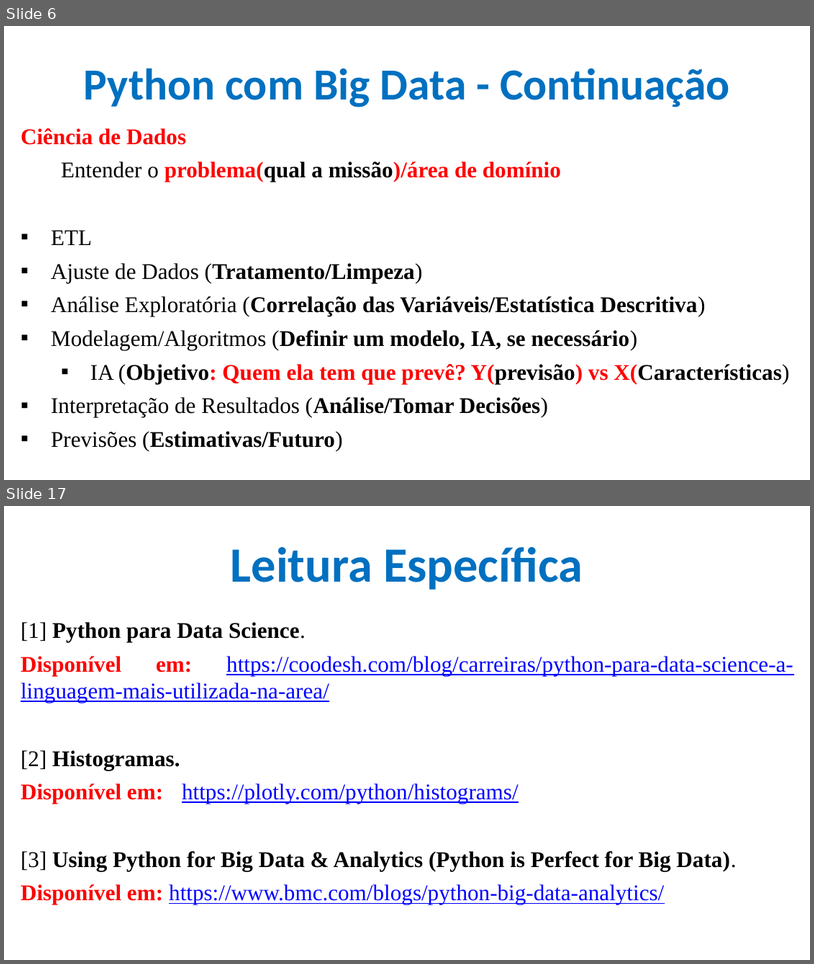
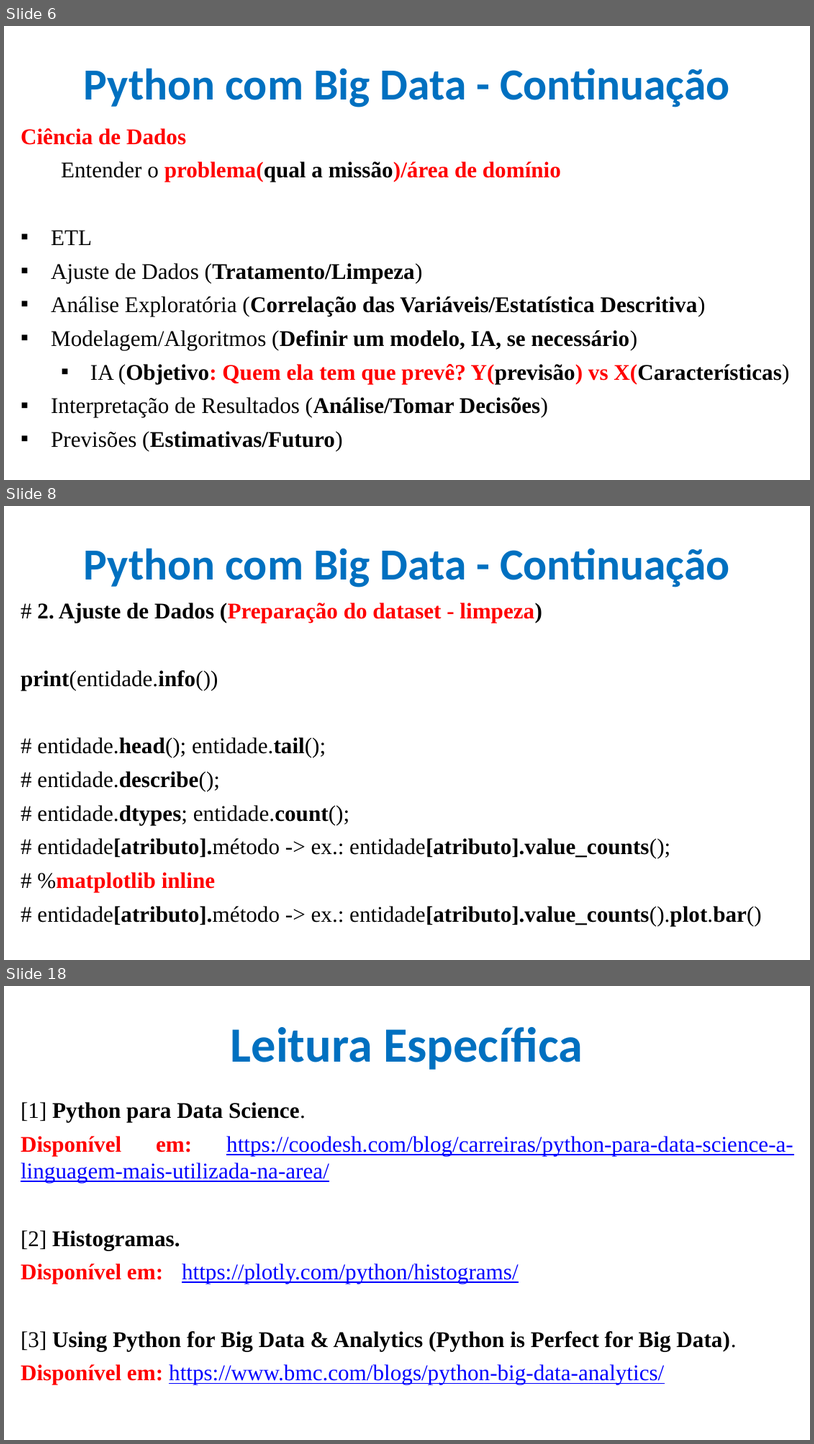
Before and after one commit to CloudEducationBrazil/WydenArea1AplicacaoCloudIndustria40Python, a slide deck: 01 Classes/Aula 11 - Aplicação Cloud Indústria 40 Python Integração Cloud Big Data Parte 2.pptx. Shown one above the other, each under a label of ours: slides 6 and 17 before the commit, slides 6, 8 and 18 after it; the slides between them are not shown. The pictures are 814x964 and 814x1444 pixels, drawn with LibreOffice and Linux fonts; fonts in the diff are those of the drawing; background and template pictures are left out. Boxes give left, top, right and bottom in pixels: in the first picture for what was removed or moved away, otherwise in the second. Text is boxed around its words. In the diff, an @@ line names an element or a change of style, - is before the commit and + after.

Commit message:
Aula 11 Cloud IoT Python ajuste 30maio2023

```diff
--- a/01 Classes/Aula 11 - Aplicação Cloud Indústria 40 Python Integração Cloud Big Data Parte 2.pptx
+++ b/01 Classes/Aula 11 - Aplicação Cloud Indústria 40 Python Integração Cloud Big Data Parte 2.pptx
@@ slide 8 added at [4,506,810,960], background picture (left out) @@
@@ title added at [84,548,730,587], 39.6 pt, text #0070C0, bold @@
+Python com Big Data - Continuação
@@ text added at [21,602,762,925], 20 pt, text #000000, bold @@
+# 2. Ajuste de Dados (Preparação do dataset - limpeza)
+print(entidade.info())
+# entidade.head(); entidade.tail();
+# entidade.describe();
+# entidade.dtypes; entidade.count();
+# entidade[atributo].método -> ex.: entidade[atributo].value_counts();
+# %matplotlib inline
+# entidade[atributo].método -> ex.: entidade[atributo].value_counts().plot.bar()
@@ what was slide 17 is now slide 18 @@
```
Also in this commit, not shown: 10 slides changed.
